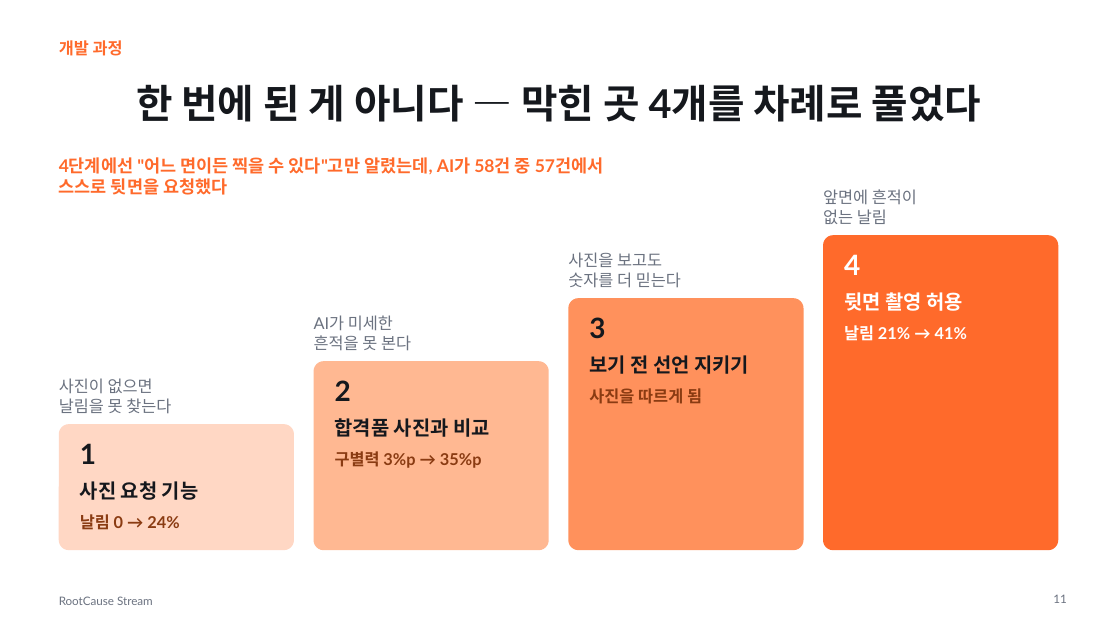
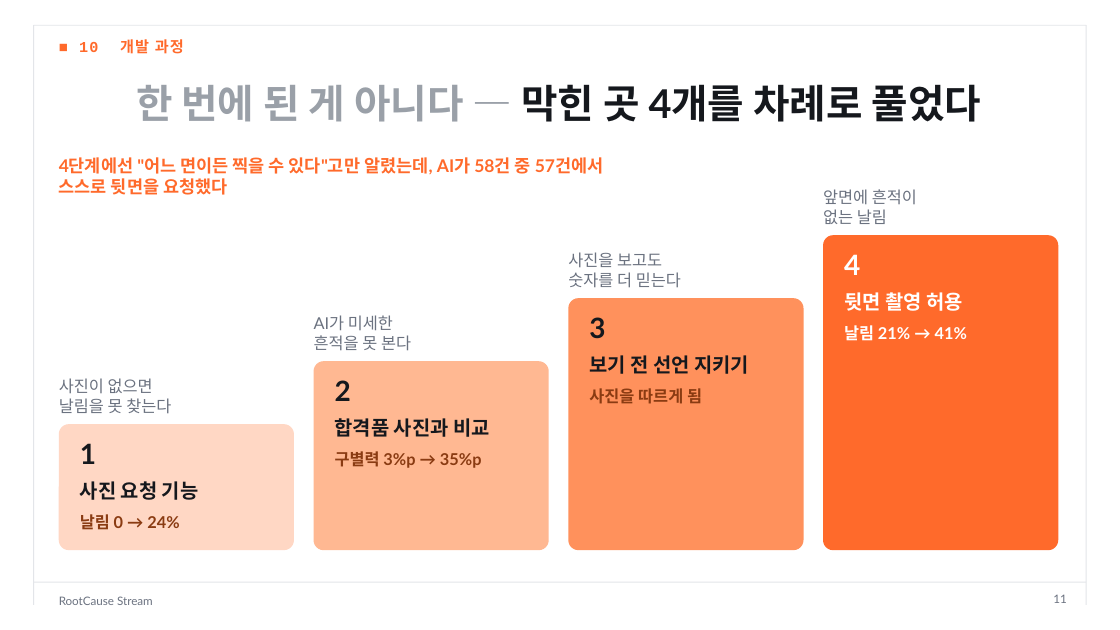
Before and after one commit to dlwogud/rootcause-stream, a slide deck: slide 11 of deck/RootCause_Stream_발표자료.pptx. Drawn at 1120x630 pixels with LibreOffice and Linux fonts; fonts in the diff are those of the drawing. Boxes give left, top, right and bottom in pixels: in the first picture for what was removed or moved away, otherwise in the second. Text is boxed around its words. In the diff, an @@ line names an element or a change of style, - is before the commit and + after.

```diff
--- a/deck/RootCause_Stream_발표자료.pptx
+++ b/deck/RootCause_Stream_발표자료.pptx
@@ line added from (34, 25) to (34, 605), #E3E5E9 0.75 pt @@
@@ line added from (34, 25) to (1086, 25), #E3E5E9 0.75 pt @@
@@ line added from (1086, 25) to (1086, 605), #E3E5E9 0.75 pt @@
@@ text at (x1=79, y1=39, x2=184, y2=54): text changed; size 14 to 13 pt; font Lato to Courier New @@
-개발 과정
+■ 10 개발 과정
@@ title "한 번에 된 게 아니다 ..." at (x1=136, y1=84, x2=981, y2=122): text colour #15181D to #9AA0A8 in "한 번에 된 게 아니다 —" @@
@@ line added from (34, 582) to (1086, 582), #E3E5E9 0.75 pt @@
```
Also in this commit, not shown: 15 other slides changed, 8 other files.
